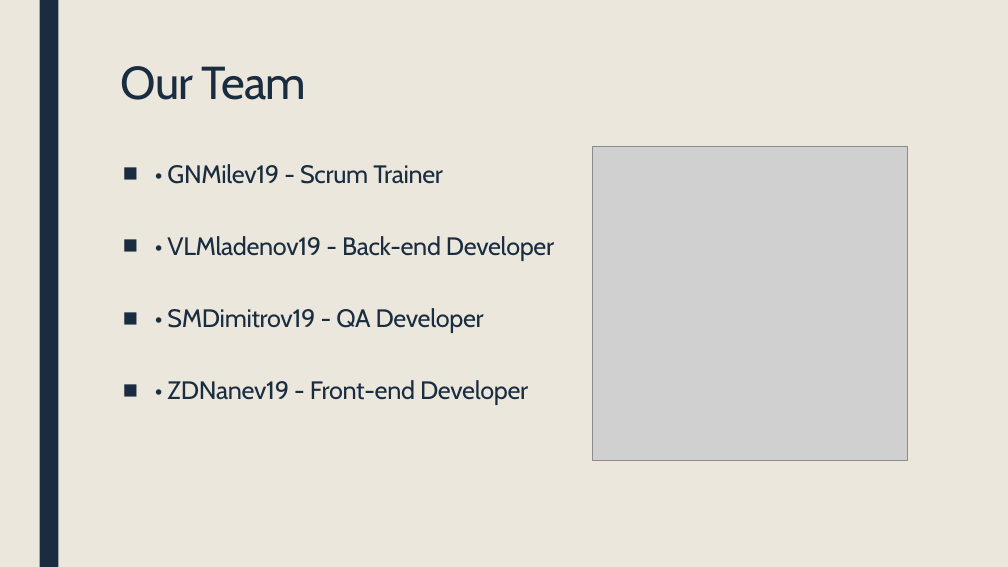
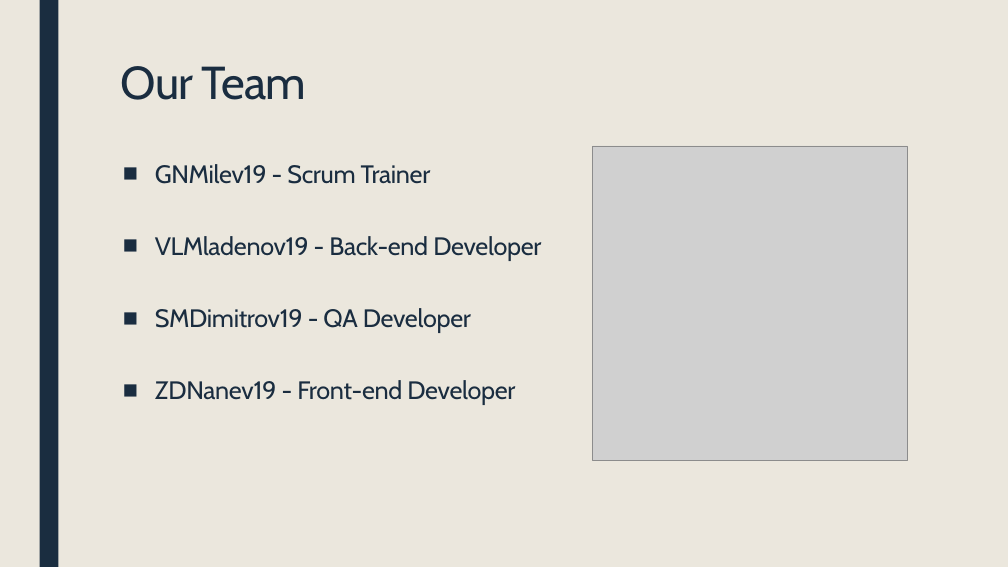
Before and after one commit to GNMilev19/maze-game, a slide deck: slide 2 of Documents/Project Presentation.pptx. Drawn at 1008x567 pixels with LibreOffice and Linux fonts; fonts in the diff are those of the drawing; grey boxes stand for pictures. Boxes give left, top, right and bottom in pixels: in the first picture for what was removed or moved away, otherwise in the second. Text is boxed around its words. In the diff, an @@ line names an element or a change of style, - is before the commit and + after.

```diff
--- a/Documents/Project Presentation.pptx
+++ b/Documents/Project Presentation.pptx
@@ text at box(155, 164, 541, 405): text changed @@
-■ • GNMilev19 - Scrum Trainer
-■ • VLMladenov19 - Back-end Developer
-■ • SMDimitrov19 - QA Developer
-■ • ZDNanev19 - Front-end Developer
+■ GNMilev19 - Scrum Trainer
+■ VLMladenov19 - Back-end Developer
+■ SMDimitrov19 - QA Developer
+■ ZDNanev19 - Front-end Developer
```
Also in this commit, not shown: 2 other slides changed, 2 slides removed, 2 other files.
